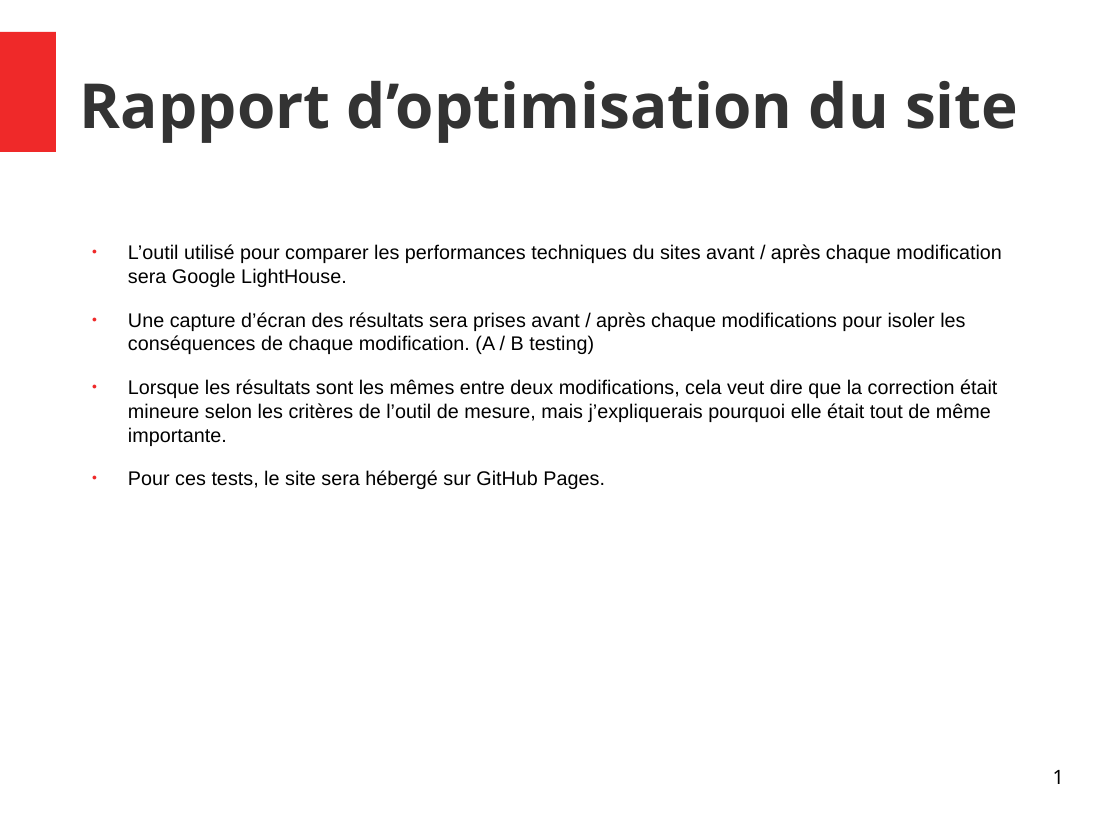
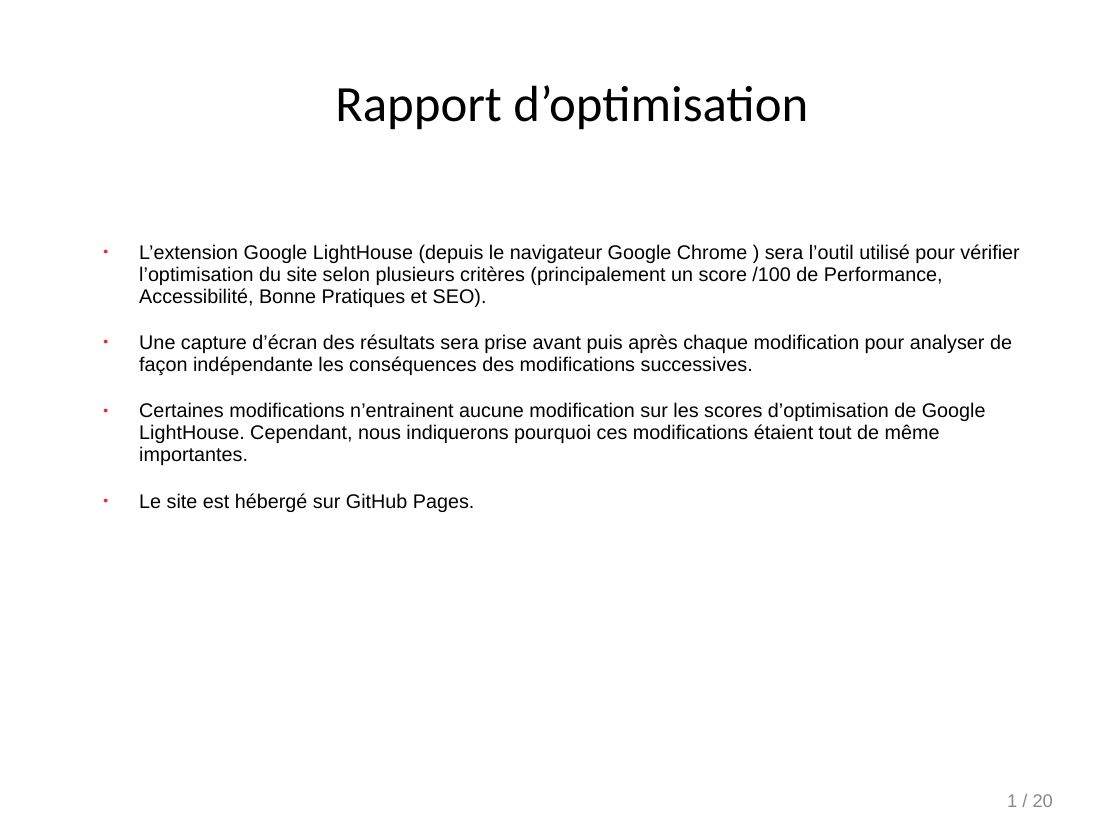
Before and after one commit to Doppler123/OPC_P4_La_Panthere, a slide deck: slide 1 of audit/Rapport.odp. Drawn at 1120x840 pixels with LibreOffice and Linux fonts; fonts in the diff are those of the drawing. Boxes give left, top, right and bottom in pixels: in the first picture for what was removed or moved away, otherwise in the second. Text is boxed around its words. In the diff, an @@ line names an element or a change of style, - is before the commit and + after.

```diff
--- a/audit/Rapport.odp
+++ b/audit/Rapport.odp
@@ rectangle removed at (x1=0, y1=32, x2=56, y2=151) @@
@@ title at (x1=335, y1=85, x2=808, y2=130): text changed; size 44 to 36 pt; font Noto Sans to Calibri; text colour #333333 to #000000; bold off @@
-Rapport d’optimisation du site
+Rapport d’optimisation
@@ text at (x1=139, y1=244, x2=1019, y2=512): text changed @@
-● L’outil utilisé pour comparer les performances techniques du sites avant / après chaque modification sera Google LightHouse.
-● Une capture d’écran des résultats sera prises avant / après chaque modifications pour isoler les conséquences de chaque modification. (A / B testing)
-● Lorsque les résultats sont les mêmes entre deux modifications, cela veut dire que la correction était mineure selon les critères de l’outil de mesure, mais j’expliquerais pourquoi elle était tout de même importante.
-● Pour ces tests, le site sera hébergé sur GitHub Pages.
+● L’extension Google LightHouse (depuis le navigateur Google Chrome ) sera l’outil utilisé pour vérifier l’optimisation du site selon plusieurs critères (principalement un score /100 de Performance, Accessibilité, Bonne Pratiques et SEO).
+● Une capture d’écran des résultats sera prise avant puis après chaque modification pour analyser de façon indépendante les conséquences des modifications successives.
+● Certaines modifications n’entrainent aucune modification sur les scores d’optimisation de Google LightHouse. Cependant, nous indiquerons pourquoi ces modifications étaient tout de même importantes.
+● Le site est hébergé sur GitHub Pages.
@@ page number at (x1=1007, y1=794, x2=1053, y2=807): vertical alignment top to middle @@
@@ page number at (x1=1007, y1=794, x2=1053, y2=807): text changed; size 14 to 13 pt; font Noto Sans to Arial; text colour #000000 to #898989 @@
-1
+1 / 20
```
Also in this commit, not shown: 19 other slides changed, 1 other file.
